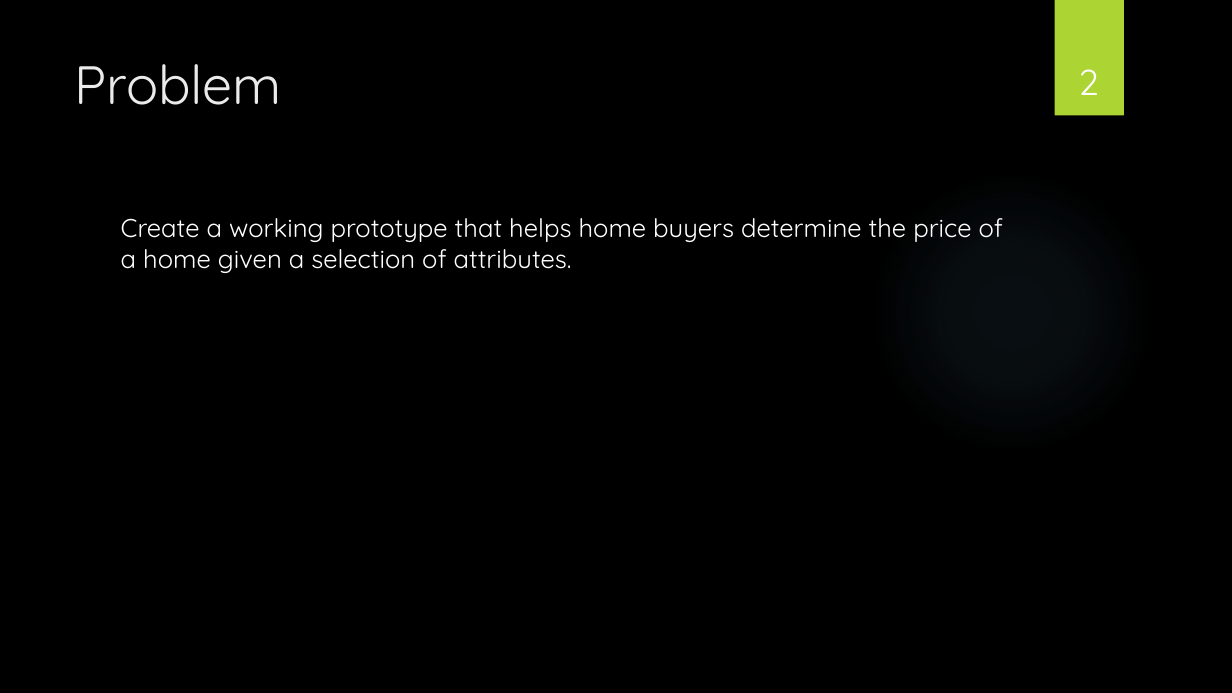
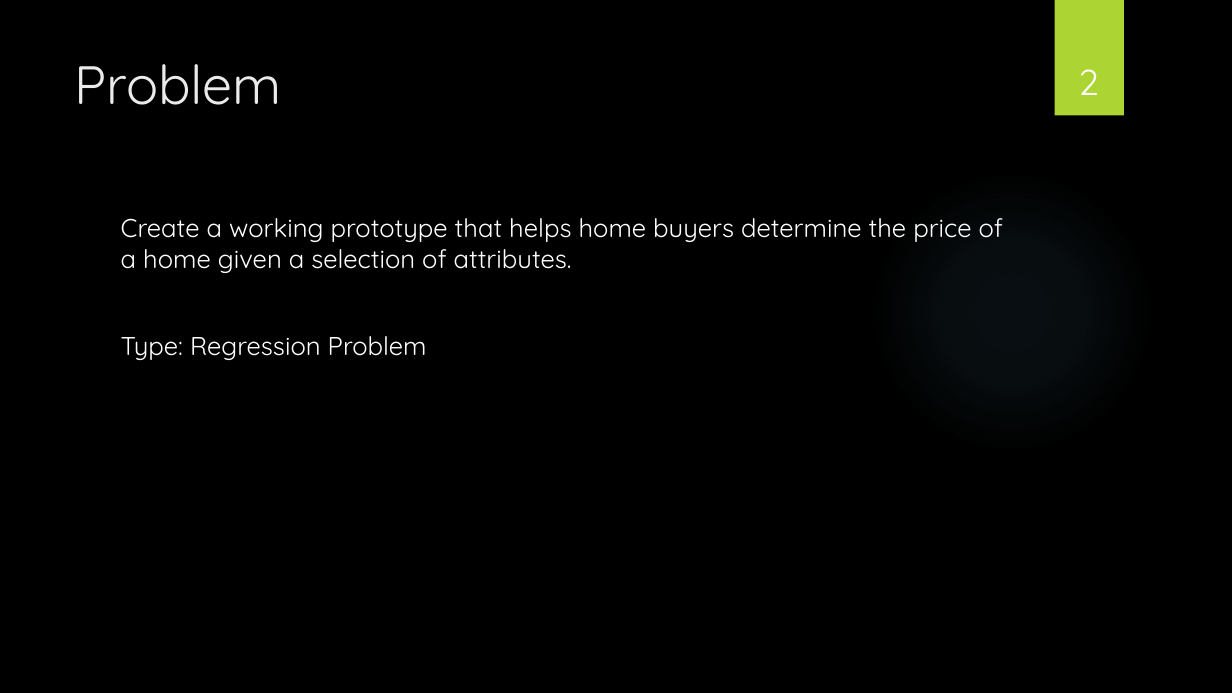
Before and after one commit to AbdullahArshad94/HousingData, a slide deck: slide 2 of endyearproject.pptx. Drawn at 1232x693 pixels with LibreOffice and Linux fonts; fonts in the diff are those of the drawing; background and template pictures are left out. Boxes give left, top, right and bottom in pixels: in the first picture for what was removed or moved away, otherwise in the second. Text is boxed around its words. In the diff, an @@ line names an element or a change of style, - is before the commit and + after.

```diff
--- a/endyearproject.pptx
+++ b/endyearproject.pptx
@@ text at [121,336,427,360]: paragraph added @@
+Type: Regression Problem
```
Also in this commit, not shown: 2 slides removed.
